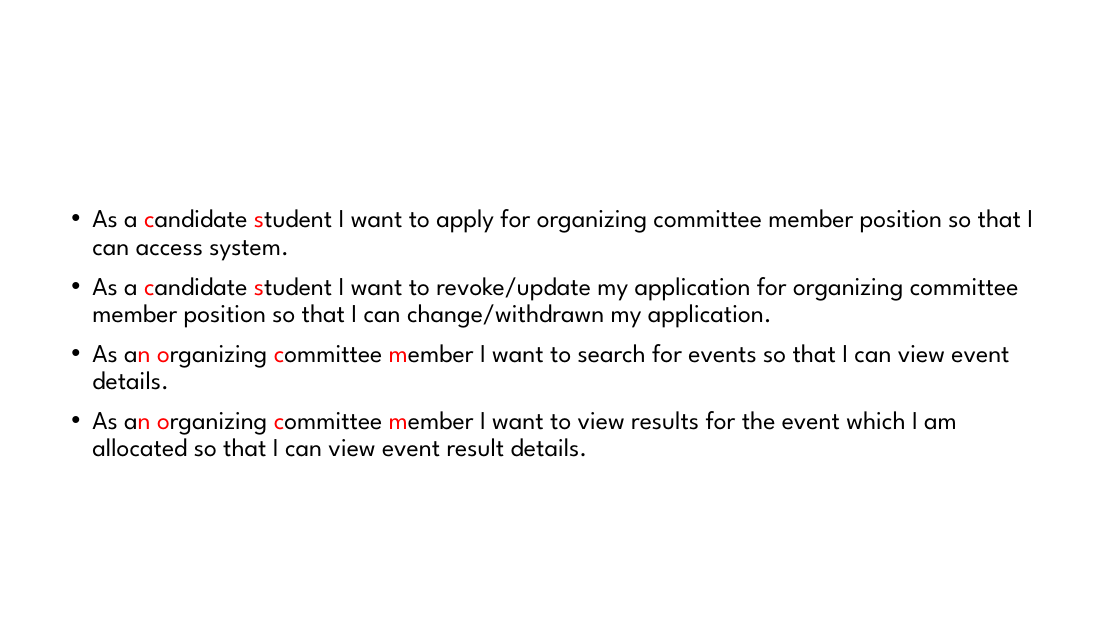
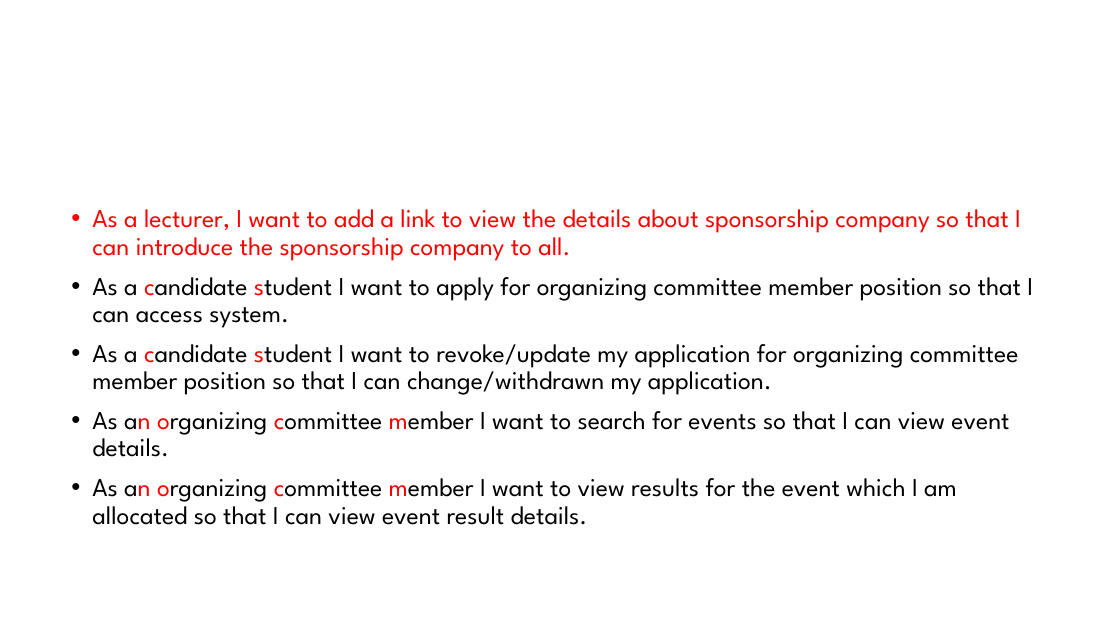
Before and after one commit to Sajith16/CSSEDocs, a slide deck: slide 12 of CodeFest-Management-Tool.pptx. Drawn at 1120x630 pixels with LibreOffice and Linux fonts; fonts in the diff are those of the drawing; background and template pictures are left out. Boxes give left, top, right and bottom in pixels: in the first picture for what was removed or moved away, otherwise in the second. Text is boxed around its words. In the diff, an @@ line names an element or a change of style, - is before the commit and + after.

```diff
--- a/CodeFest-Management-Tool.pptx
+++ b/CodeFest-Management-Tool.pptx
@@ text at <box>92,209,1021,261</box>: paragraph added @@
+• As a lecturer, I want to add a link to view the details about sponsorship company so that I can introduce the sponsorship company to all.
```
Also in this commit, not shown: 1 other file.
